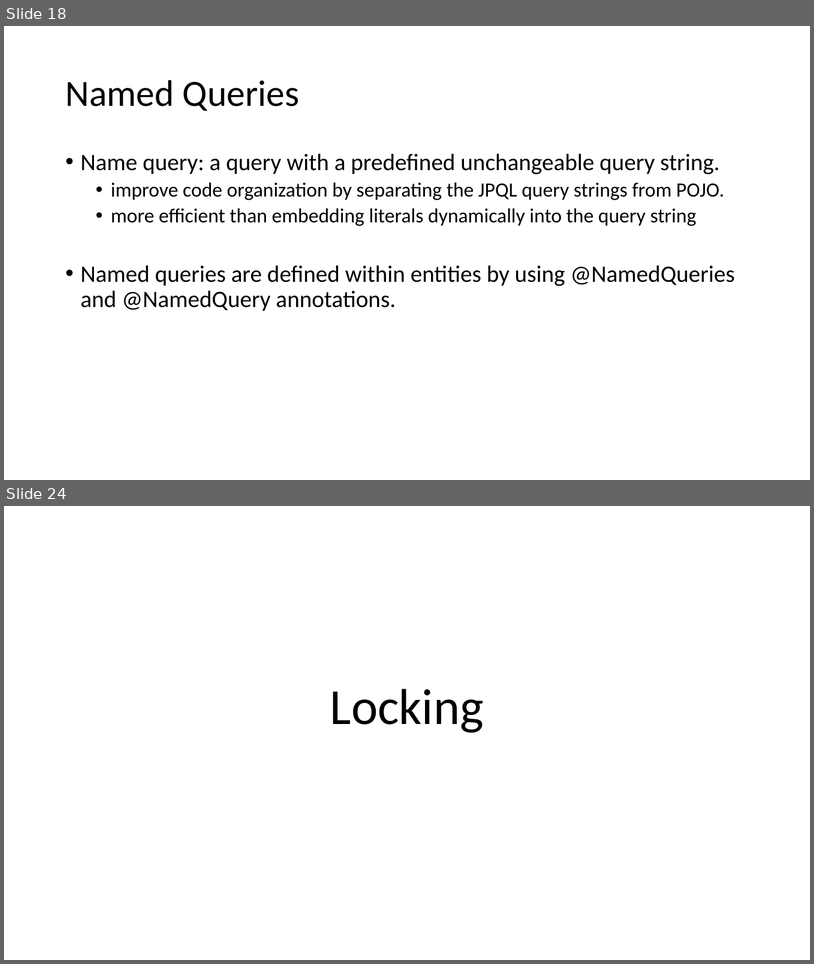
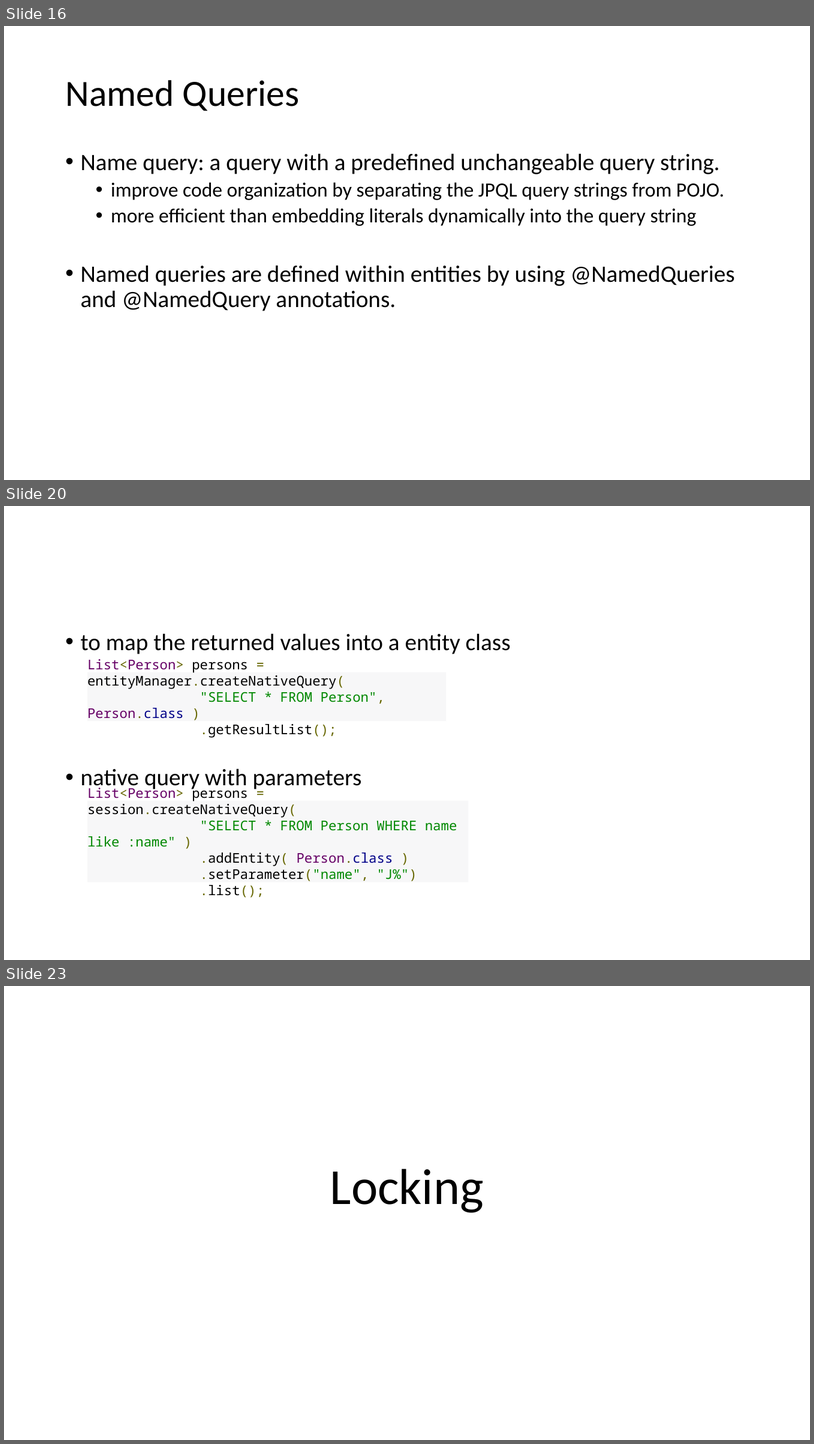
Before and after one commit to lawren43/mytest-repo, a slide deck: test-springmvc/doc/2.JPA Programming.pptx. Shown one above the other, each under a label of ours: slides 18 and 24 before the commit, slides 16, 20 and 23 after it; the slides between them are not shown. The pictures are 814x964 and 814x1444 pixels, drawn with LibreOffice and Linux fonts; fonts in the diff are those of the drawing. Boxes give left, top, right and bottom in pixels: in the first picture for what was removed or moved away, otherwise in the second. Text is boxed around its words. In the diff, an @@ line names an element or a change of style, - is before the commit and + after.

```diff
--- a/test-springmvc/doc/2.JPA Programming.pptx
+++ b/test-springmvc/doc/2.JPA Programming.pptx
@@ slide 20 added at [4,506,810,960], background #FFFFFF @@
@@ text added at [81,633,511,791], 28 pt, text #000000 @@
+• to map the returned values into a entity class
+• native query with parameters
@@ rectangle added at [87,672,446,721], fill #F7F7F8, 16 pt, text #000000 @@
+List<Person> persons = entityManager.createNativeQuery(
+"SELECT * FROM Person", Person.class )
+.getResultList();
@@ rectangle added at [87,801,468,882], fill #F7F7F8, 16 pt, text #000000 @@
+List<Person> persons = session.createNativeQuery(
+"SELECT * FROM Person WHERE name like :name" )
+.addEntity( Person.class )
+.setParameter("name", "J%")
+.list();
@@ what was slide 18 is now slide 16 @@
@@ what was slide 24 is now slide 23 @@
```
Also in this commit, not shown: 6 slides changed, 4 other slides added, 5 slides removed, 8 other files.
